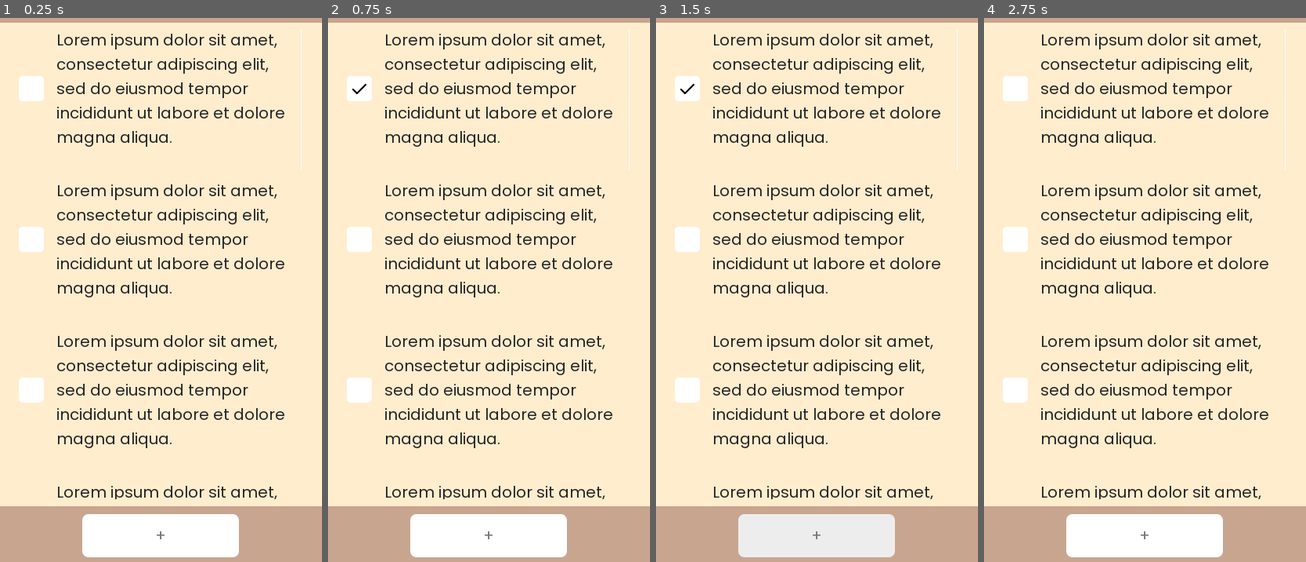
Above: before the commit, frames 1-4 (left to right).
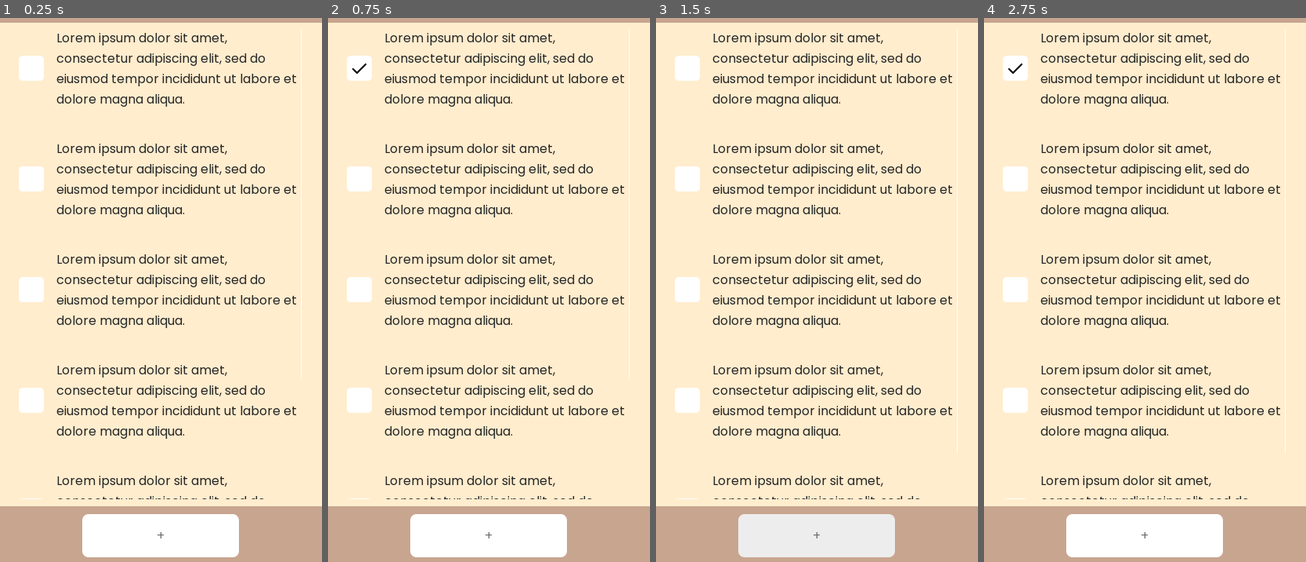
Above: after the commit, the same moments.

Repository: NintenDuck/Simple-To-Do-List
Game: Godot game, scene res://scenes/main.tscn
Two runs of this game, one before a commit and one after it. Both use one fixed random seed, a clock stepped at 60 frames per second and the inputs below.
Inputs (mouse positions are in pixels of both pictures, inside the frame that each line leads up to):
- Up to frame 1 (0.25 s): no input
- Up to frame 2 (0.75 s): click (360, 88) at 0.52 s
- Up to frame 3 (1.5 s): click "+" at 1.25 s
- Up to frame 4 (2.75 s): click (1016, 88) at 2.02 s

The runs differ from the first frame. In frame 1, 16% of the frame differs, in the area x 5-94%, y 2-96%; in frame 2, 16%; in frame 3, 16%; in frame 4, 16%.

Commit message:
Add: Connection between nodes
* Button can delete tasks
* Chore: Fix tasks array not updating

Diff:
--- a/resources/themes/simple_theme.tres
+++ b/resources/themes/simple_theme.tres
@@ -67,7 +67,6 @@
 region_rect = Rect2( 0, 0, 1, 1 )
 
 [sub_resource type="DynamicFont" id=1]
-size = 20
 use_filter = true
 font_data = ExtResource( 1 )
 
--- a/scenes/main.tscn
+++ b/scenes/main.tscn
@@ -1,7 +1,10 @@
-[gd_scene load_steps=5 format=2]
+[gd_scene load_steps=8 format=2]
 
 [ext_resource path="res://resources/themes/simple_theme.tres" type="Theme" id=1]
 [ext_resource path="res://scenes/task.tscn" type="PackedScene" id=2]
+[ext_resource path="res://scripts/task_container.gd" type="Script" id=3]
+[ext_resource path="res://scripts/app.gd" type="Script" id=4]
+[ext_resource path="res://scripts/lowerButton.gd" type="Script" id=5]
 
 [sub_resource type="InputEventAction" id=1]
 action = "ui_accept"
@@ -11,14 +14,15 @@
 
 [node name="Main" type="CanvasLayer"]
 
-[node name="Control" type="Control" parent="."]
+[node name="App" type="Control" parent="."]
 anchor_right = 1.0
 anchor_bottom = 1.0
 size_flags_horizontal = 3
 size_flags_vertical = 3
 theme = ExtResource( 1 )
+script = ExtResource( 4 )
 
-[node name="CenterContainer" type="ColorRect" parent="Control"]
+[node name="CenterContainerTexture" type="ColorRect" parent="App"]
 anchor_top = 0.055
 anchor_right = 1.0
 anchor_bottom = 0.897
@@ -29,14 +33,14 @@
 "_edit_use_anchors_": true
 }
 
-[node name="DownBorder" type="ColorRect" parent="Control"]
+[node name="DownBorderTexture" type="ColorRect" parent="App"]
 anchor_top = 0.897
 anchor_right = 1.0
 anchor_bottom = 1.0
 margin_top = 0.292969
 color = Color( 0.788235, 0.65098, 0.564706, 1 )
 
-[node name="UpBorder" type="ColorRect" parent="Control"]
+[node name="UpBorderTexture" type="ColorRect" parent="App"]
 anchor_right = 1.0
 anchor_bottom = 0.0547196
 color = Color( 0.788235, 0.65098, 0.564706, 1 )
@@ -44,7 +48,7 @@
 "_edit_use_anchors_": true
 }
 
-[node name="ScrollContainer" type="ScrollContainer" parent="Control"]
+[node name="TaskScroll" type="ScrollContainer" parent="App"]
 anchor_top = 0.055
 anchor_right = 1.0
 anchor_bottom = 0.897
@@ -55,92 +59,63 @@
 size_flags_horizontal = 3
 size_flags_vertical = 3
 
-[node name="TaskContainer" type="VBoxContainer" parent="Control/ScrollContainer"]
+[node name="TaskContainer" type="VBoxContainer" parent="App/TaskScroll"]
 margin_right = 360.0
-margin_bottom = 2072.0
+margin_bottom = 806.0
 size_flags_horizontal = 3
 size_flags_vertical = 3
 custom_constants/separation = 40
+script = ExtResource( 3 )
 __meta__ = {
 "_editor_description_": "Insert 'tasks' nodes"
 }
 
-[node name="Task" parent="Control/ScrollContainer/TaskContainer" instance=ExtResource( 2 )]
+[node name="Task" parent="App/TaskScroll/TaskContainer" instance=ExtResource( 2 )]
 anchor_right = 0.0
 margin_right = 360.0
-margin_bottom = 152.0
+margin_bottom = 101.0
 
-[node name="Task2" parent="Control/ScrollContainer/TaskContainer" instance=ExtResource( 2 )]
+[node name="Task2" parent="App/TaskScroll/TaskContainer" instance=ExtResource( 2 )]
 anchor_right = 0.0
-margin_top = 192.0
+margin_top = 141.0
 margin_right = 360.0
-margin_bottom = 344.0
+margin_bottom = 242.0
 
-[node name="Task3" parent="Control/ScrollContainer/TaskContainer" instance=ExtResource( 2 )]
+[node name="Task3" parent="App/TaskScroll/TaskContainer" instance=ExtResource( 2 )]
 anchor_right = 0.0
-margin_top = 384.0
+margin_top = 282.0
 margin_right = 360.0
-margin_bottom = 536.0
+margin_bottom = 383.0
 
-[node name="Task4" parent="Control/ScrollContainer/TaskContainer" instance=ExtResource( 2 )]
+[node name="Task4" parent="App/TaskScroll/TaskContainer" instance=ExtResource( 2 )]
 anchor_right = 0.0
-margin_top = 576.0
+margin_top = 423.0
 margin_right = 360.0
-margin_bottom = 728.0
+margin_bottom = 524.0
 
-[node name="Task5" parent="Control/ScrollContainer/TaskContainer" instance=ExtResource( 2 )]
+[node name="Task5" parent="App/TaskScroll/TaskContainer" instance=ExtResource( 2 )]
 anchor_right = 0.0
-margin_top = 768.0
+margin_top = 564.0
 margin_right = 360.0
-margin_bottom = 920.0
+margin_bottom = 665.0
 
-[node name="Task6" parent="Control/ScrollContainer/TaskContainer" instance=ExtResource( 2 )]
+[node name="Task6" parent="App/TaskScroll/TaskContainer" instance=ExtResource( 2 )]
 anchor_right = 0.0
-margin_top = 960.0
+margin_top = 705.0
 margin_right = 360.0
-margin_bottom = 1112.0
+margin_bottom = 806.0
 
-[node name="Task7" parent="Control/ScrollContainer/TaskContainer" instance=ExtResource( 2 )]
-anchor_right = 0.0
-margin_top = 1152.0
-margin_right = 360.0
-margin_bottom = 1304.0
-
-[node name="Task8" parent="Control/ScrollContainer/TaskContainer" instance=ExtResource( 2 )]
-anchor_right = 0.0
-margin_top = 1344.0
-margin_right = 360.0
-margin_bottom = 1496.0
-
-[node name="Task9" parent="Control/ScrollContainer/TaskContainer" instance=ExtResource( 2 )]
-anchor_right = 0.0
-margin_top = 1536.0
-margin_right = 360.0
-margin_bottom = 1688.0
-
-[node name="Task10" parent="Control/ScrollContainer/TaskContainer" instance=ExtResource( 2 )]
-anchor_right = 0.0
-margin_top = 1728.0
-margin_right = 360.0
-margin_bottom = 1880.0
-
-[node name="Task11" parent="Control/ScrollContainer/TaskContainer" instance=ExtResource( 2 )]
-anchor_right = 0.0
-margin_top = 1920.0
-margin_right = 360.0
-margin_bottom = 2072.0
-
-[node name="ButtonMarginContainer" type="MarginContainer" parent="Control"]
+[node name="ButtonMarginContainer" type="MarginContainer" parent="App"]
 anchor_top = 0.897
 anchor_right = 1.0
 anchor_bottom = 1.0
 margin_top = 0.292969
 
-[node name="CenterContainer" type="CenterContainer" parent="Control/ButtonMarginContainer"]
+[node name="ButtonContainer" type="CenterContainer" parent="App/ButtonMarginContainer"]
 margin_right = 411.0
 margin_bottom = 75.0
 
-[node name="Button" type="Button" parent="Control/ButtonMarginContainer/CenterContainer"]
+[node name="Button" type="Button" parent="App/ButtonMarginContainer/ButtonContainer"]
 margin_left = 105.0
 margin_top = 10.0
 margin_right = 305.0
@@ -155,3 +130,4 @@
 enabled_focus_mode = 0
 shortcut = SubResource( 2 )
 text = "+"
+script = ExtResource( 5 )
--- a/scenes/task.tscn
+++ b/scenes/task.tscn
@@ -1,6 +1,7 @@
-[gd_scene load_steps=2 format=2]
+[gd_scene load_steps=3 format=2]
 
 [ext_resource path="res://resources/themes/simple_theme.tres" type="Theme" id=1]
+[ext_resource path="res://scripts/task.gd" type="Script" id=2]
 
 [node name="Task" type="HBoxContainer"]
 anchor_right = 1.0
@@ -9,6 +10,7 @@
 size_flags_horizontal = 3
 theme = ExtResource( 1 )
 custom_constants/separation = 16
+script = ExtResource( 2 )
 
 [node name="TaskCheckBox" type="CheckBox" parent="."]
 margin_right = 32.0
@@ -23,8 +25,9 @@
 
 [node name="TaskLabel" type="Label" parent="."]
 margin_left = 48.0
+margin_top = 23.0
 margin_right = 411.0
-margin_bottom = 121.0
+margin_bottom = 98.0
 rect_min_size = Vector2( 300, 0 )
 rect_clip_content = true
 size_flags_horizontal = 3
@@ -36,3 +39,5 @@
 __meta__ = {
 "_editor_description_": ""
 }
+
+[connection signal="toggled" from="TaskCheckBox" to="." method="_on_TaskCheckBox_toggled"]
--- /dev/null
+++ b/scripts/app.gd
@@ -0,0 +1,13 @@
+extends Control
+
+onready var taskContainer = $TaskScroll/TaskContainer
+onready var lowButton = $ButtonMarginContainer/ButtonContainer/Button
+
+
+func _ready():
+    lowButton.connect("pressed", self, "buttonPressed")
+    pass
+
+
+func buttonPressed():
+    taskContainer.delete_checked_tasks()
--- /dev/null
+++ b/scripts/lowerButton.gd
@@ -0,0 +1 @@
+extends Button
--- /dev/null
+++ b/scripts/task.gd
@@ -0,0 +1,11 @@
+extends HBoxContainer
+
+signal checkbox_value_changed(checked)
+
+onready var taskCheckBox = $TaskCheckBox
+var checked = false
+# Notifies the Task Container that the task has changed
+# warning-ignore:unused_argument
+func _on_TaskCheckBox_toggled(btn_pressed) -> void:
+	checked = taskCheckBox.is_pressed()
+	emit_signal("checkbox_value_changed",checked)
--- /dev/null
+++ b/scripts/task_container.gd
@@ -0,0 +1,46 @@
+extends VBoxContainer
+
+signal taskChecked()
+
+onready var tasks = get_children()
+
+
+func _ready():
+	# When start, get access to all tasks on the list
+	get_task_signal()
+
+
+func get_task_signal():
+	print("Initial task list:")
+	for task in tasks:
+		print(task.name)
+		task.connect("checkbox_value_changed", self, "_on_Task_checkbox_value_changed")
+
+
+func append_new_task():
+	pass
+
+
+# If task is checked then tell App that at least one task is checked
+func _on_Task_checkbox_value_changed(checked:bool):
+	if checked:
+		print("One task was checked")
+		emit_signal("taskChecked")
+	else:
+		print("Task unchecked")
+
+
+func delete_checked_tasks():
+	for task in tasks:
+		if task.checked:
+			task.queue_free()
+	update_task_list()
+
+# TODO: Fix tasks array not updating when erasing
+func update_task_list():
+	tasks.clear()
+	print(tasks)
+	tasks = get_children()
+	print("New task list:")
+	for task in tasks:
+		print(task.name)
